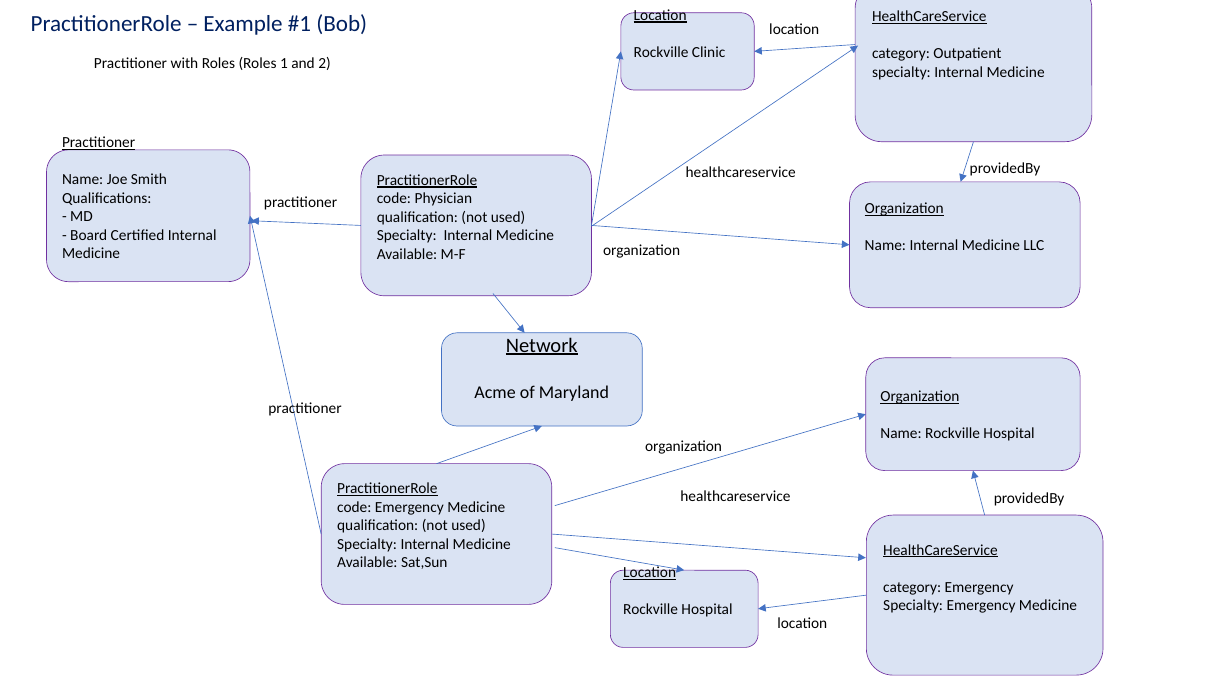
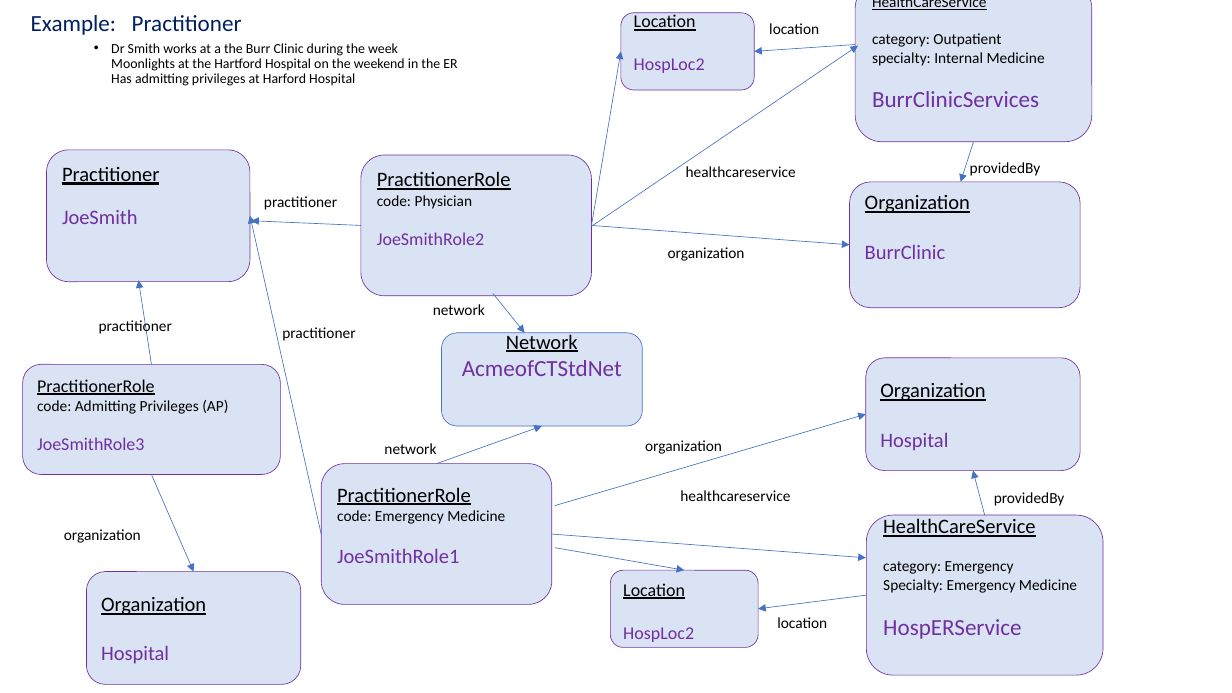
Before and after one commit to HL7/davinci-pdex-plan-net, a slide deck: slide 10 of fsh/ig-data/input/images/patterns.pptx (slide 9 before the commit). Drawn at 1232x693 pixels with LibreOffice and Linux fonts; fonts in the diff are those of the drawing. Boxes give left, top, right and bottom in pixels: in the first picture for what was removed or moved away, otherwise in the second. Text is boxed around its words. In the diff, an @@ line names an element or a change of style, - is before the commit and + after.

Commit message:
changed the names of the instances and aligned the pattern.pptx with the examples

```diff
--- a/fsh/ig-data/input/images/patterns.pptx
+++ b/fsh/ig-data/input/images/patterns.pptx
@@ text at [31, 15, 242, 35]: text changed @@
-PractitionerRole – Example #1 (Bob)
+Example: Practitioner
@@ text in rounded rectangle at [634, 14, 705, 73]: text changed; size 12 to 14 pt @@
-Location
-Rockville Clinic
+Location
+HospLoc2
@@ vertical alignment middle to top in 4 elements at [611, 570, 759, 648], [361, 155, 592, 296], [46, 150, 250, 282], [111, 43, 457, 86] @@
@@ title at [111, 43, 457, 86]: text changed; size 12 to 10.8 pt @@
-Practitioner with Roles (Roles 1 and 2)
+• Dr Smith works at a the Burr Clinic during the week
+  Moonlights at the Hartford Hospital on the weekend in the ER
+  Has admitting privileges at Harford Hospital
@@ text in rounded rectangle at [872, 33, 1045, 107]: text changed @@
-HealthCareService
-category: Outpatient
-specialty: Internal Medicine
+HealthCareService
+category: Outpatient
+specialty: Internal Medicine
+BurrClinicServices
@@ text in rounded rectangle at [62, 167, 159, 224]: text changed; size 12 to 16 pt @@
-Practitioner
-Name: Joe Smith
-Qualifications:
-- MD
-- Board Certified Internal Medicine
+Practitioner
+JoeSmith
@@ text in rounded rectangle at [377, 195, 473, 209]: text changed; size 12 to 16 pt @@
-PractitionerRole
-code: Physician
-qualification: (not used)
-Specialty: Internal Medicine
-Available: M-F
+PractitionerRole
+code: Physician
+JoeSmithRole2
@@ text in rounded rectangle at [865, 195, 970, 259]: text changed; size 12 to 16 pt @@
-Organization
-Name: Internal Medicine LLC
+Organization
+BurrClinic
@@ text "organization": place and size @@
-text "organization" at [603, 244, 680, 258]
+text "organization" at [668, 247, 745, 261]
@@ arrow added from (152, 364) to (139, 280), #4472C4 0.5 pt @@
@@ text added at [99, 317, 172, 335], 12 pt, text #000000 @@
+practitioner
@@ text "practitioner" rewrapped from [268, 400, 341, 418] to [282, 327, 355, 341] @@
@@ text added at [433, 304, 485, 315], 12 pt, text #000000 @@
+network
@@ rounded rectangle added at [22, 364, 280, 474], fill #DAE3F3, outline #7030A0 0.5 pt, 14 pt, text #000000 @@
+PractitionerRole
+code: Admitting Privileges (AP)
+JoeSmithRole3
@@ text in rounded rectangle at [462, 360, 622, 376]: text changed; size 14 to 18 pt; text colour #000000 to #7030A0 @@
-Acme of Maryland
+AcmeofCTStdNet
@@ text in rounded rectangle at [880, 383, 985, 451]: text changed; size 12 to 16 pt @@
-Organization
-Name: Rockville Hospital
+Organization
+Hospital
@@ text added at [384, 443, 436, 454], 12 pt, text #000000 @@
+network
@@ arrow added from (152, 475) to (194, 572), #4472C4 0.5 pt @@
@@ text in rounded rectangle at [337, 487, 505, 563]: text changed; size 12 to 16 pt @@
-PractitionerRole
-code: Emergency Medicine
-qualification: (not used)
-Specialty: Internal Medicine
-Available: Sat,Sun
+PractitionerRole
+code: Emergency Medicine
+JoeSmithRole1
@@ text added at [64, 529, 141, 543], 12 pt, text #000000 @@
+organization
@@ text in rounded rectangle at [883, 516, 1077, 593]: size 12 to 16 pt in "HealthCareService" @@
@@ rounded rectangle added at [87, 572, 301, 685], fill #DAE3F3, outline #7030A0 0.5 pt, 16 pt, text #000000, underline @@
+Organization
+Hospital
@@ text in rounded rectangle at [623, 583, 694, 642]: text changed; size 12 to 14 pt @@
-Location
-Rockville Hospital
+Location
+HospLoc2
@@ text in rounded rectangle at [883, 619, 1021, 639]: paragraph added @@
+HospERService
```
Also in this commit, not shown: 13 other slides changed, 1 slide added, 7 other files.
